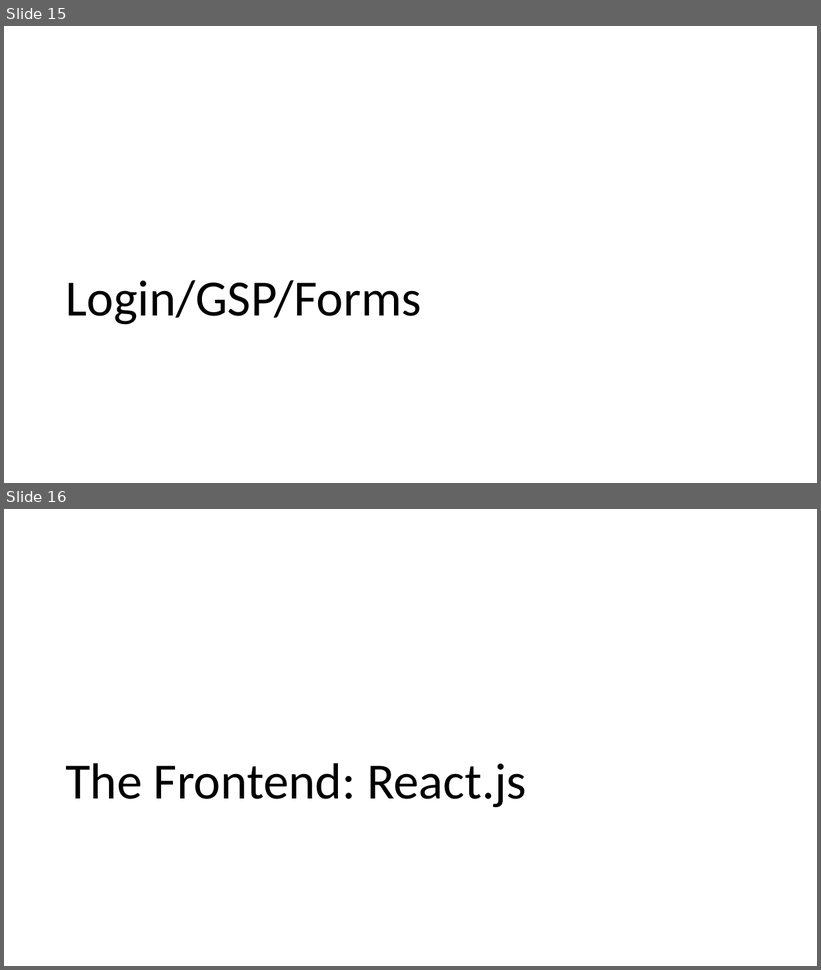
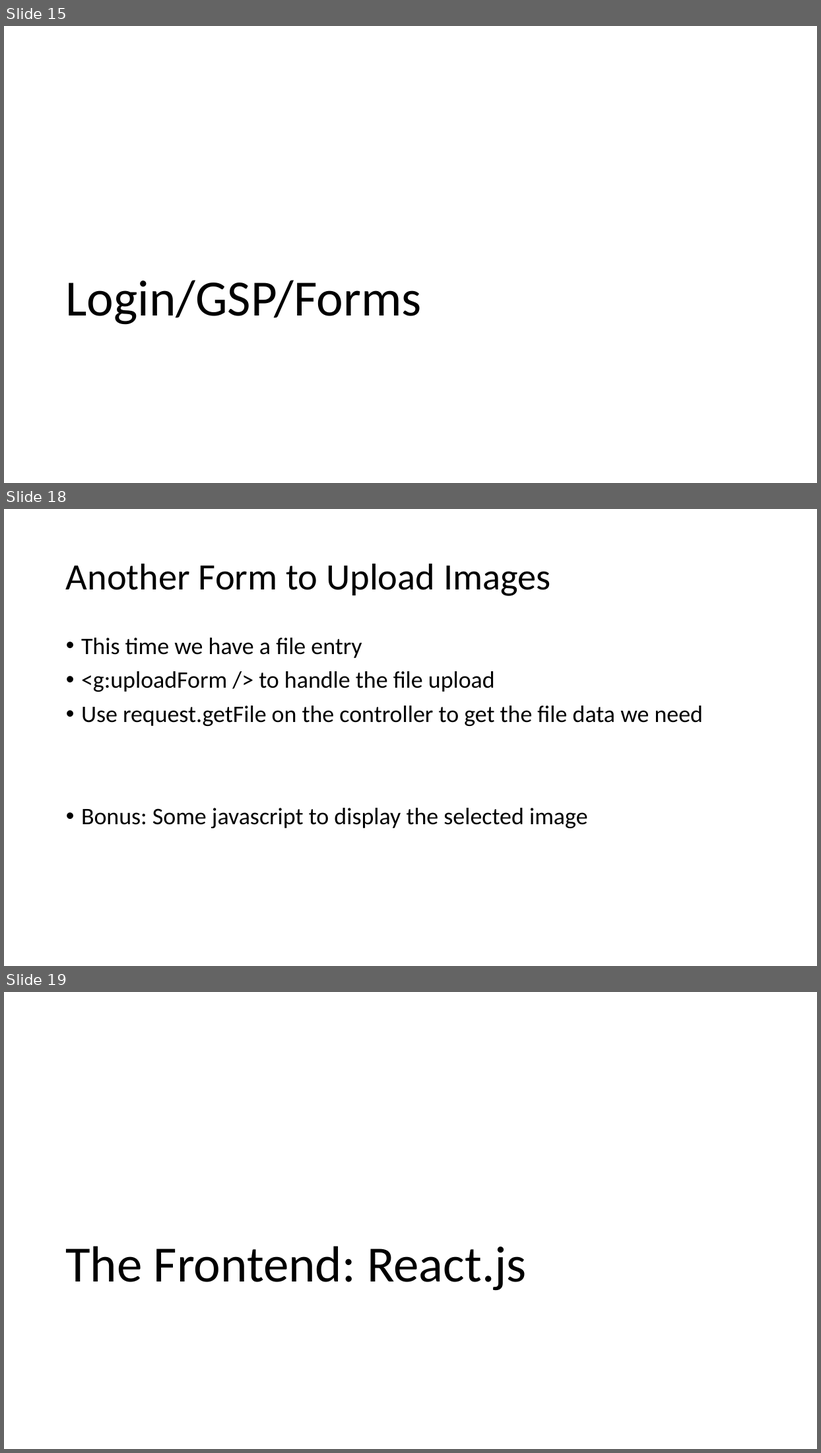
Before and after one commit to aibolit/SixOneFourEight, a slide deck: Presentation.pptx. Shown one above the other, each under a label of ours: slides 15 and 16 before the commit, slides 15, 18 and 19 after it; the slides between them are not shown. The pictures are 821x970 and 821x1453 pixels, drawn with LibreOffice and Linux fonts; fonts in the diff are those of the drawing. Boxes give left, top, right and bottom in pixels: in the first picture for what was removed or moved away, otherwise in the second. Text is boxed around its words. In the diff, an @@ line names an element or a change of style, - is before the commit and + after.

```diff
--- a/Presentation.pptx
+++ b/Presentation.pptx
@@ slide 18 added at (x1=4, y1=509, x2=817, y2=966), background #FFFFFF @@
@@ title added at (x1=66, y1=563, x2=551, y2=596), 44 pt, text #000000 @@
+Another Form to Upload Images
@@ text added at (x1=81, y1=638, x2=703, y2=828), 28 pt, text #000000 @@
+• This time we have a file entry
+• <g:uploadForm /> to handle the file upload
+• Use request.getFile on the controller to get the file data we need
+• Bonus: Some javascript to display the selected image
@@ what was slide 16 is now slide 19 @@
```
Also in this commit, not shown: 5 other slides added, 3 other files.
